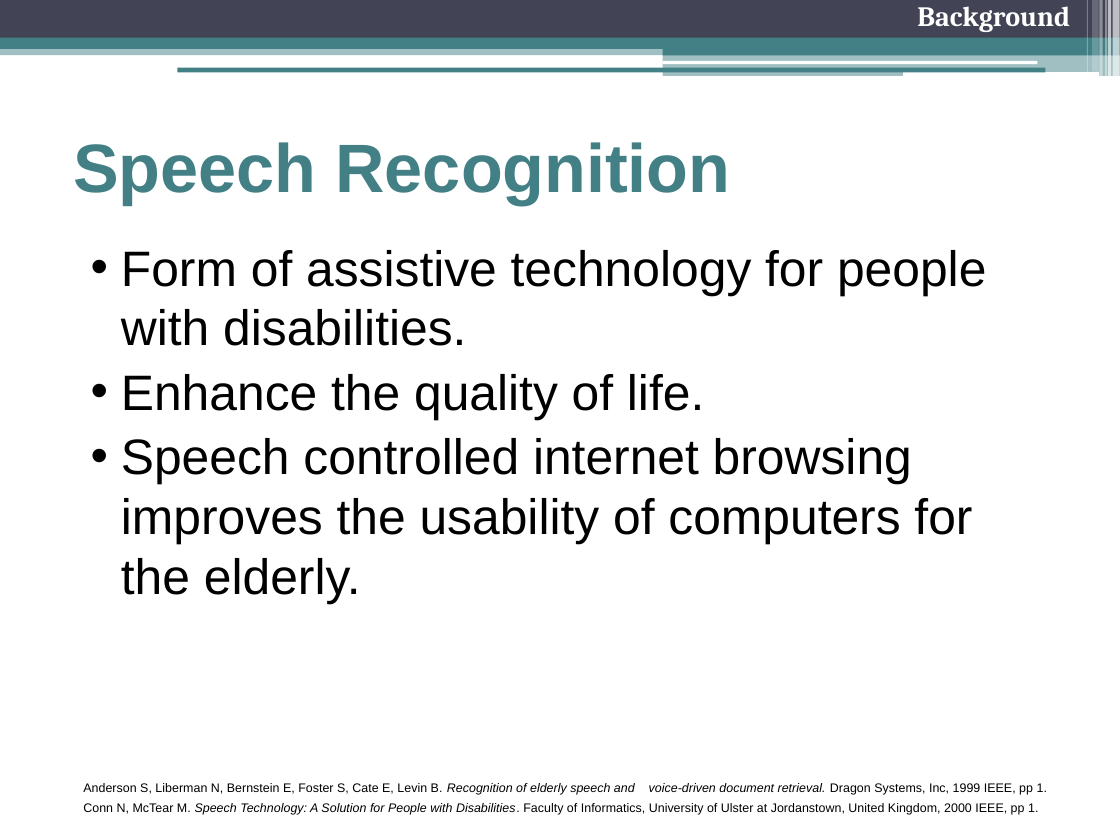
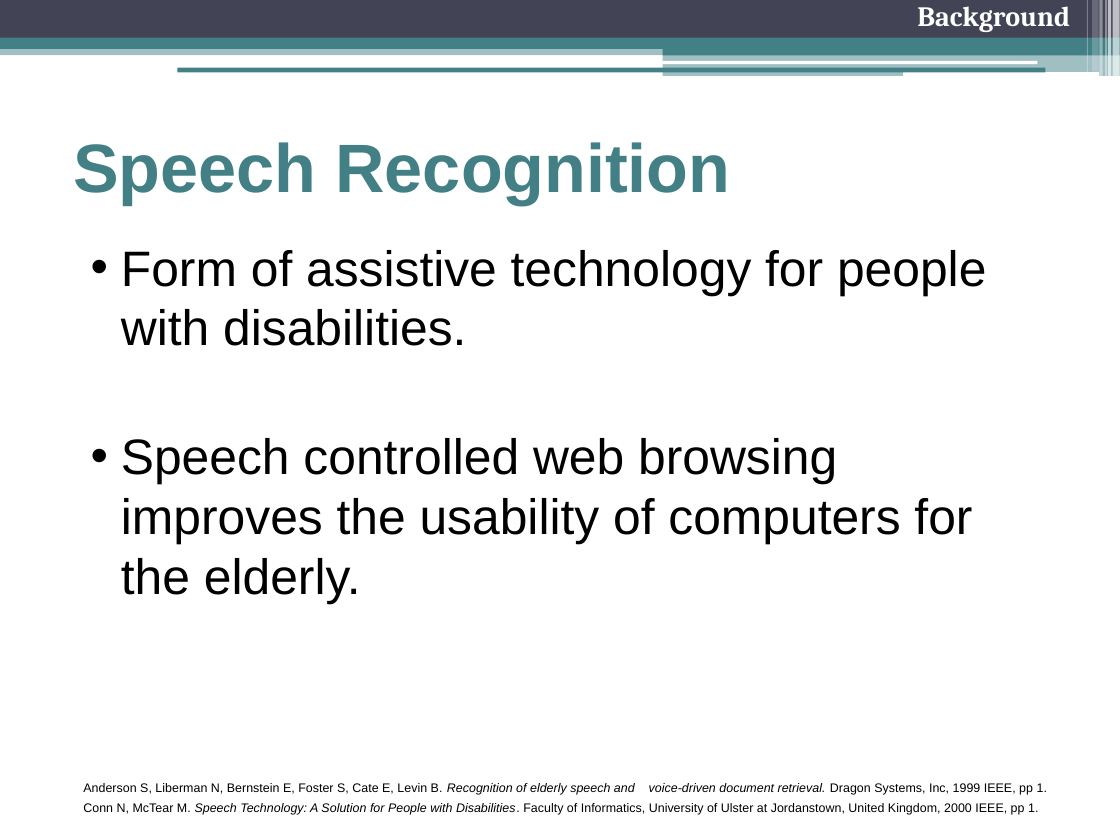
Before and after one commit to freecole/Lab-project, a slide deck: slide 5 of Presentation/2 Nov/Final Presentation.pptx (slide 4 before the commit). Drawn at 1120x840 pixels with LibreOffice and Linux fonts; fonts in the diff are those of the drawing. Boxes give left, top, right and bottom in pixels: in the first picture for what was removed or moved away, otherwise in the second. Text is boxed around its words. In the diff, an @@ line names an element or a change of style, - is before the commit and + after.

```diff
--- a/Presentation/2 Nov/Final Presentation.pptx
+++ b/Presentation/2 Nov/Final Presentation.pptx
@@ text at <box>121,438,972,604</box>: text changed @@
-  • Enhance the quality of life.
-  • Speech controlled internet browsing improves the usability of computers for the elderly.
+  • Speech controlled web browsing improves the usability of computers for the elderly.
```
Also in this commit, not shown: 22 other slides changed, 2 slides added, 1 slide removed.
